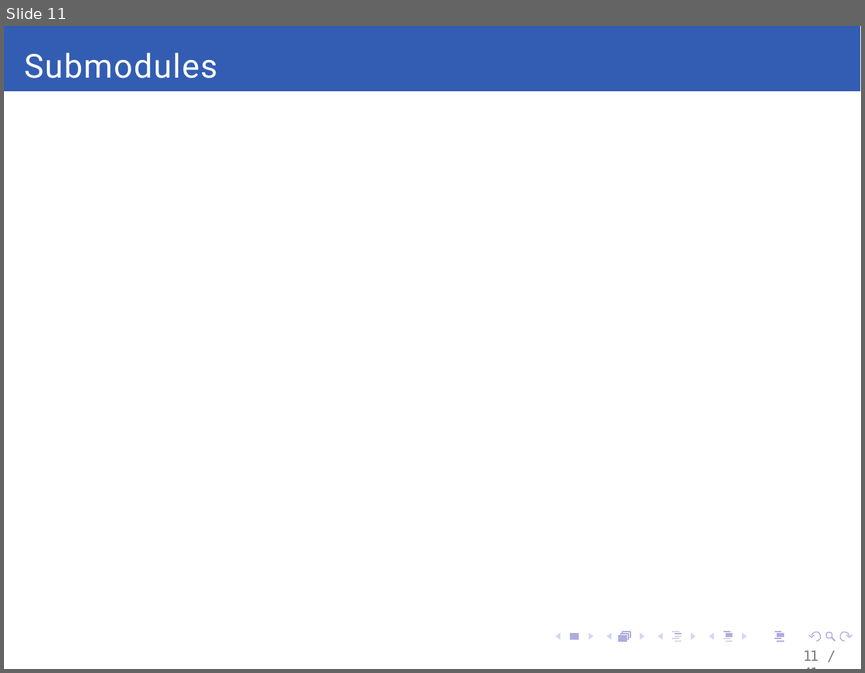
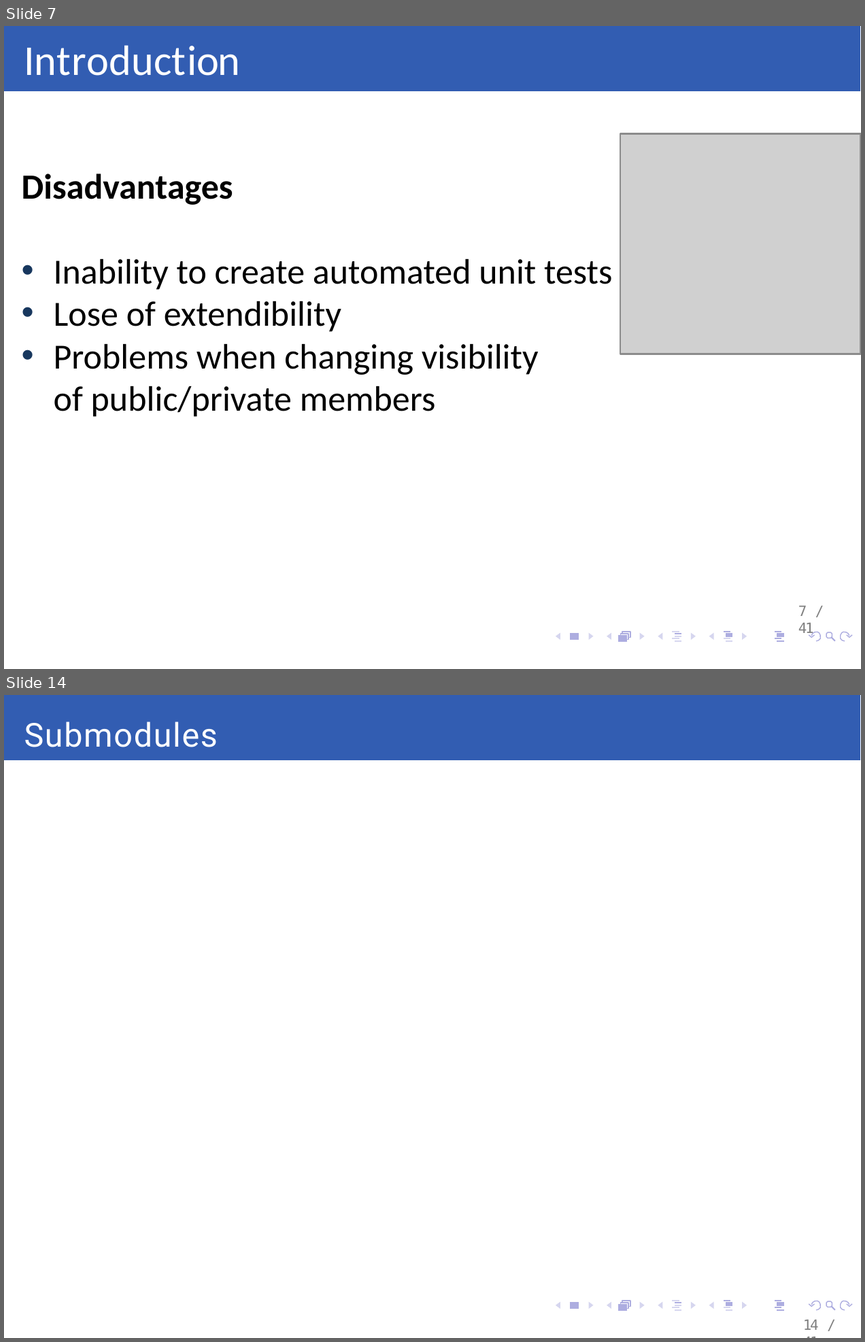
Before and after one commit to daFischer/Javascript-Seminar, a slide deck: Module Pattern - 2 version.pptx. Shown one above the other, each under a label of ours: slide 11 before the commit, slides 7 and 14 after it; the slides between them are not shown. The pictures are 865x673 and 865x1342 pixels, drawn with LibreOffice and Linux fonts; fonts in the diff are those of the drawing; grey boxes stand for pictures; background and template pictures are left out. Boxes give left, top, right and bottom in pixels: in the first picture for what was removed or moved away, otherwise in the second. Text is boxed around its words. In the diff, an @@ line names an element or a change of style, - is before the commit and + after.

Commit message:
Changed the font size and added pictures

```diff
--- a/Module Pattern - 2 version.pptx
+++ b/Module Pattern - 2 version.pptx
@@ slide 7 added at <box>4,26,861,669</box>, background #FFFFFF; not listed: 28 template elements that a slide beside it also shows @@
@@ freeform shape added at <box>4,26,861,91</box>, fill #325DB2 @@
@@ title added at <box>24,45,240,76</box>, 18 pt, text #FFFFFF @@
+Introduction
@@ picture added at <box>619,133,861,352</box> @@
@@ text added at <box>22,174,612,417</box>, 15 pt, text #000000 @@
+Disadvantages
+• Inability to create automated unit tests
+• Lose of extendibility
+• Problems when changing visibility
+of public/private members
@@ page number added at <box>798,606,814,637</box>, 6 pt, text #7F7F7F @@
+7 / 41
@@ what was slide 11 is now slide 14 @@
@@ page number at <box>803,1320,819,1330</box>: text changed @@
-11 / 41
+14 / 41
```
Also in this commit, not shown: 10 slides changed, 2 other slides added.
